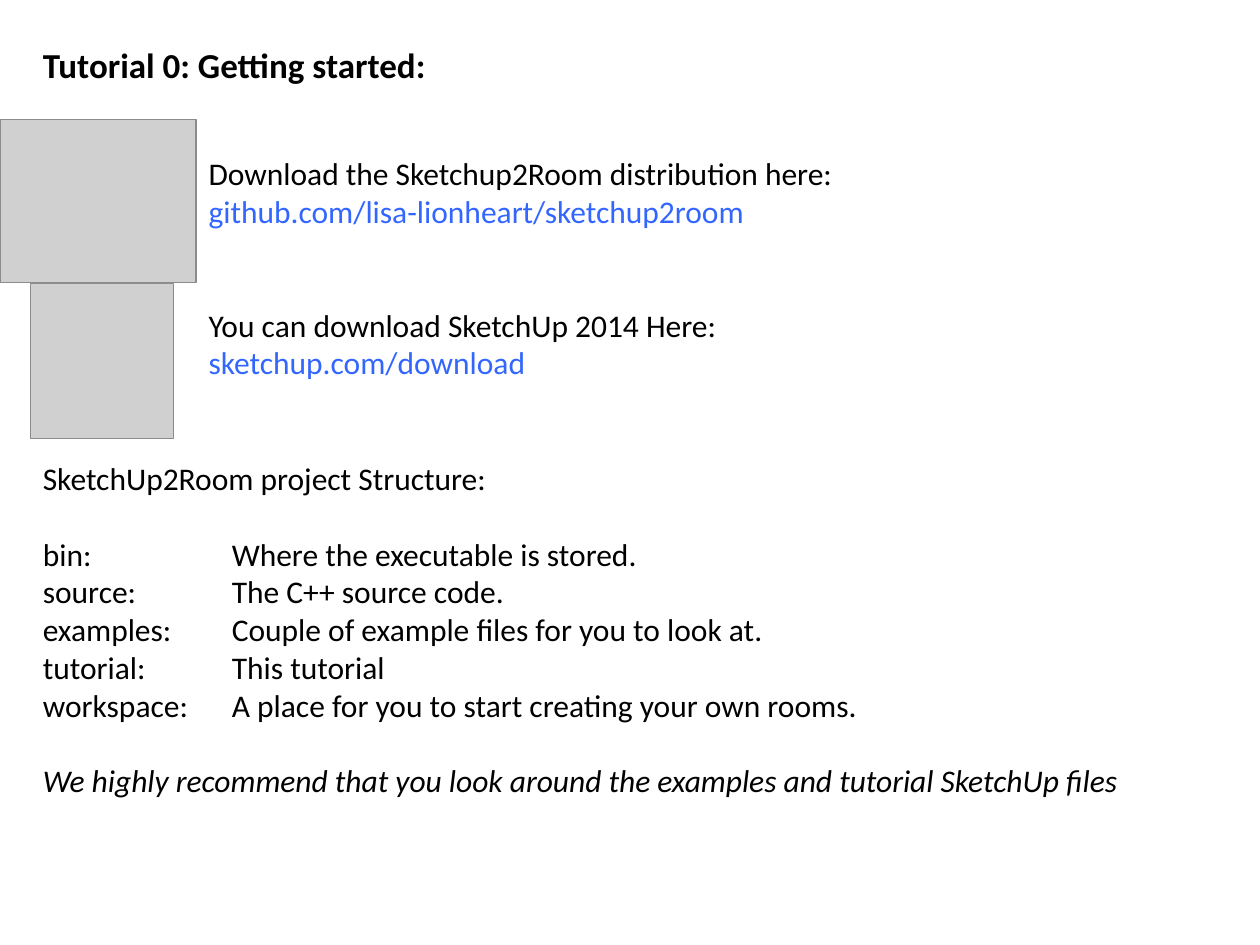
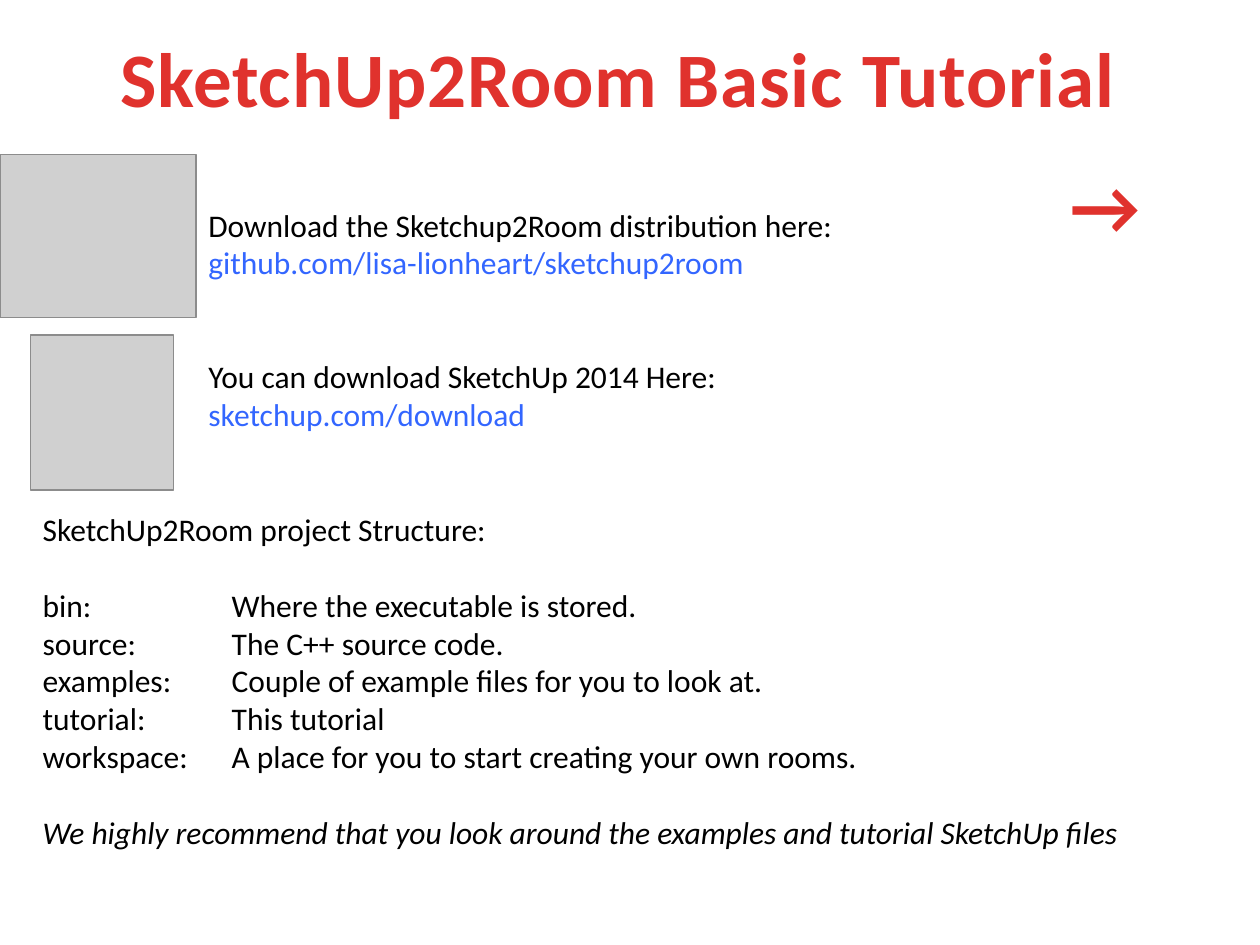
Before and after one commit to lisa-lionheart/sketchup2room, a slide deck: slide 3 of tutorial/slides/slides.pptx (slide 1 before the commit). Drawn at 1260x945 pixels with LibreOffice and Linux fonts; fonts in the diff are those of the drawing; grey boxes stand for pictures; background and template pictures are left out. Boxes give left, top, right and bottom in pixels: in the first picture for what was removed or moved away, otherwise in the second. Text is boxed around its words. In the diff, an @@ line names an element or a change of style, - is before the commit and + after.

```diff
--- a/tutorial/slides/slides.pptx
+++ b/tutorial/slides/slides.pptx
@@ text at (x1=120, y1=53, x2=1114, y2=119): text changed; size 20 to 44 pt; text colour #000000 to gradient #E0322D to #A2201C @@
-Tutorial 0: Getting started:
+SketchUp2Room Basic Tutorial
@@ picture moved from (x1=0, y1=120, x2=197, y2=282) to (x1=0, y1=155, x2=197, y2=318) @@
@@ text added at (x1=1057, y1=151, x2=1260, y2=257), 44 pt, text gradient #E0322D to #A2201C, bold @@
+→
@@ 2 texts, 1 picture moved together from (x1=30, y1=163, x2=1117, y2=798) to (x1=30, y1=215, x2=1117, y2=850) @@
```
Also in this commit, not shown: 3 other slides changed, 5 slides added, 1 slide removed, 20 other files.
